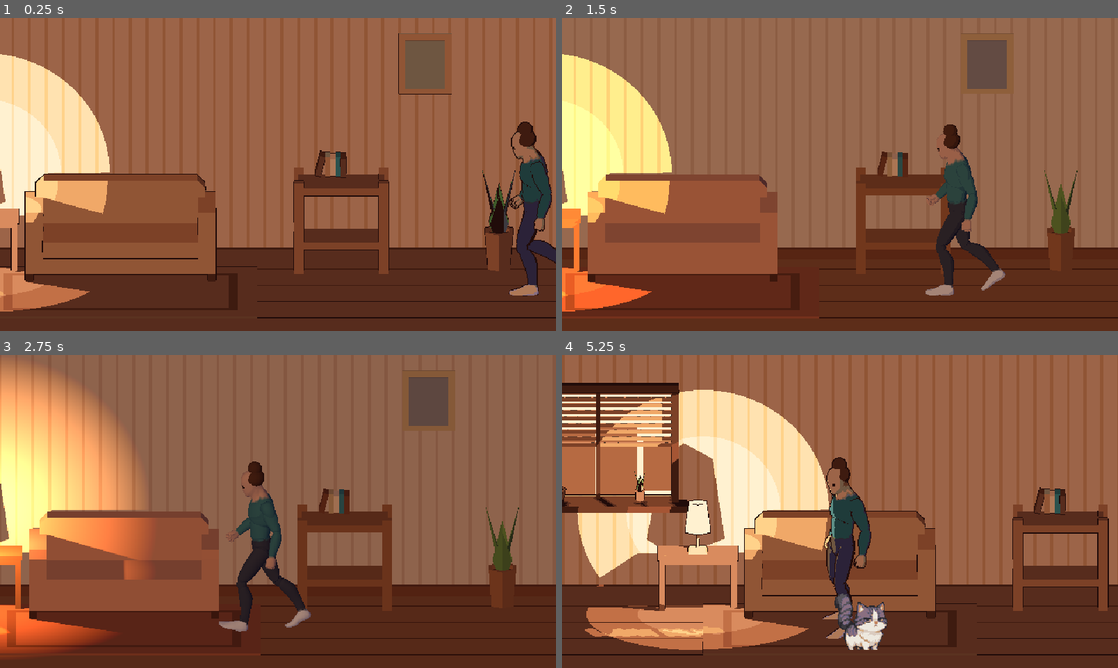
Above: before the commit, frames 1-4 (two rows, left to right).
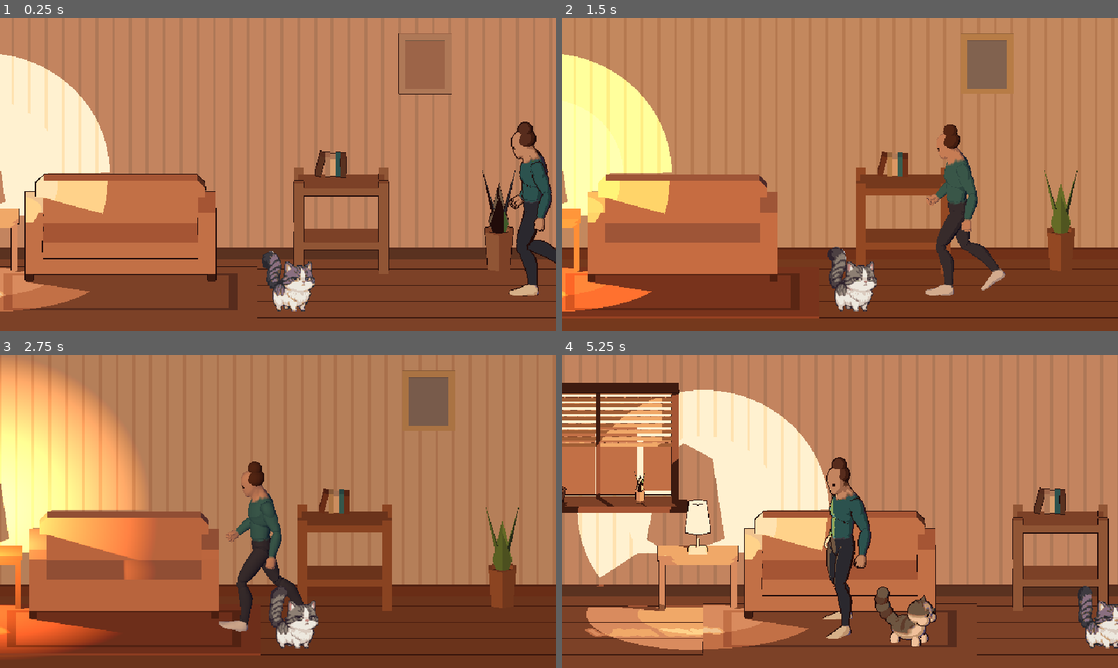
Above: after the commit, the same moments.

Repository: rivas274/demo
Game: Godot game, scene res://principal.tscn
Two runs of this game, one before a commit and one after it. Both use one fixed random seed, a clock stepped at 60 frames per second and the inputs below.
Inputs:
- Up to frame 1 (0.25 s): no input
- Up to frame 2 (1.5 s): tap Enter at 0.5 s; hold Right (ui_right) 0.53-1.28 s; tap 1 at 0.6 s; hold Down (ui_down) from 1.28 s (still down); tap 2 at 1.35 s
- Up to frame 3 (2.75 s): release Down (ui_down) at 2.03 s; hold Right (ui_right) from 2.03 s (still down); tap 3 at 2.1 s
- Up to frame 4 (5.25 s): release Right (ui_right) at 2.78 s; hold Up (ui_up) 2.78-3.53 s; tap one key every 0.75 s from 2.85 s: Tab 1 2 3; hold Left (ui_left) 3.53-5.03 s; hold Down (ui_down) from 5.03 s (still down)

The runs differ from the first frame. In frame 1, 89% of the frame differs, in the area x 0-100%, y 0-100%; in frame 2, 70%; in frame 3, 70%; in frame 4, 81%.

Commit message:
Respaldo: estudio y prototipo 3D en curso
Co-Authored-By: Claude Opus 5.5 <noreply@anthropic.com>
Claude-Session: https://claude.ai/code/session_01WbR3FeT1XB9M7gFpgwas9J

Diff:
--- a/siete-vidas/prototipos/sala-3d-pixel/scripts/felipe_3d.gd
+++ b/siete-vidas/prototipos/sala-3d-pixel/scripts/felipe_3d.gd
@@ -1,62 +1,202 @@
 # PROTOTIPO: no es código del juego.
-# Pregunta: ¿se ve mejor la sala en 3D renderizado como pixel art?
+# Pregunta: ¿se ve mejor la sala en 3D renderizado como pixel art? (y Felipe en 3D)
 # Fecha: 2026-10-21
-# Felipe tal cual está en el juego (sus hojas 2D) puesto como Sprite3D en la sala 3D.
-# Escala de siempre: cuadro de 106 px a 0.72 => 67 px de alto en 640x360.
-extends Sprite3D
-
-const PX_POR_METRO := 121.0
-const ESCALA_SPRITE := 0.72
-const HOJAS := {
-	"quieto": [preload("res://assets/felipe/felipe-idle-sheet.png"), 8.0],
-	"caminar": [preload("res://assets/felipe/felipe-caminar-largo-sheet.png"), 10.0],
-}
-
-## 120 px/s del juego pasados a metros.
-@export var velocidad := 120.0 / PX_POR_METRO
-@export var puntos: Array[float] = [-1.1, 1.7]
-@export var pausa := 3.5
-
-var _anim := ""
-var _cuadro_t := 0.0
-var _destino := 0
-var _espera := 0.0
+# Felipe chibi armado con primitivas y animado por código (no hay un gato 3D libre
+# con proporciones de persa chibi). Mide 0,48 m de orejas a patas (58 px) y la
+# cabeza es el 56 % de eso. Mira +x; se gira 30° hacia la cámara para verse en 3/4.
+# Guion en bucle sincronizado con Valeria: espera, camina, salta al sofá, se queda
+# a su lado, baja y vuelve.
+extends Node3D
+
+const BLANCO := Color("f3efe8")
+const ATIGRADO := Color("8b7864")
+const RAYA := Color("5b4d41")
+const ROSA := Color("e59aa2")
+const OJO := Color("a3b06a")
+const PUPILA := Color("1b1714")
+
+@export var velocidad := 120.0 / 121.0
+@export var ciclo := 30.0
+@export var x_casa := -2.3
+@export var x_sofa := 1.08
+@export var z_piso := 0.3
+@export var z_cojin := -0.62
+@export var alto_cojin := 0.36
+@export var giro_3_4 := 30.0
+
+var _cuerpo: Node3D
+var _cabeza: Node3D
+var _cola: Node3D
+var _patas: Array[Node3D] = []
+var _t := 0.0
+var _paso := 0.0
+var _mira_derecha := true
 
 
 func _ready() -> void:
-	pixel_size = ESCALA_SPRITE / PX_POR_METRO
-	hframes = 8
-	texture_filter = BaseMaterial3D.TEXTURE_FILTER_NEAREST
-	alpha_cut = SpriteBase3D.ALPHA_CUT_DISCARD
-	shaded = false
-	billboard = BaseMaterial3D.BILLBOARD_ENABLED
-	centered = true
-	# Los pies del cuadro de 106 px quedan cerca del borde de abajo.
-	offset = Vector2(0, 52)
-	_poner("quieto")
+	_armar()
+	position = Vector3(x_casa, 0.0, z_piso)
 
 
 func _process(delta: float) -> void:
-	_cuadro_t += delta * float(HOJAS[_anim][1])
-	frame = int(_cuadro_t) % 8
-	if _espera > 0.0:
-		_espera -= delta
-		return
-	var x := puntos[_destino]
+	_t = fmod(_t + delta, ciclo)
+	var caminando := false
+	var salto := 0.0  # 0..1 dentro de un salto
+	if _t < 1.5:
+		pass
+	elif position.y < 0.01 and _t < 6.0:
+		caminando = _ir_a(x_sofa, delta)
+	elif _t >= 6.0 and _t < 6.6:
+		salto = (_t - 6.0) / 0.6
+		_saltar(salto, Vector3(x_sofa, 0.0, z_piso), Vector3(x_sofa, alto_cojin, z_cojin))
+	elif _t >= 6.6 and _t < 10.9:
+		position = Vector3(x_sofa, alto_cojin, z_cojin)
+	elif _t >= 10.9 and _t < 11.4:
+		salto = (_t - 10.9) / 0.5
+		_saltar(salto, Vector3(x_sofa, alto_cojin, z_cojin), Vector3(x_sofa + 0.35, 0.0, z_piso))
+	elif _t >= 11.4:
+		caminando = _ir_a(x_casa, delta)
+	_animar(delta, caminando, salto)
+
+
+func _ir_a(x: float, delta: float) -> bool:
 	var d := x - position.x
 	if absf(d) < 0.02:
-		_destino = (_destino + 1) % puntos.size()
-		_espera = pausa
-		_poner("quieto")
-		return
-	flip_h = d < 0.0
+		_mira_derecha = true
+		return false
+	_mira_derecha = d > 0.0
 	position.x += signf(d) * minf(absf(d), velocidad * delta)
-	_poner("caminar")
-
-
-func _poner(nombre: String) -> void:
-	if _anim == nombre:
-		return
-	_anim = nombre
-	texture = HOJAS[nombre][0]
-	_cuadro_t = 0.0
+	return true
+
+
+func _saltar(k: float, desde: Vector3, hasta: Vector3) -> void:
+	var p := desde.lerp(hasta, k)
+	p.y += sin(k * PI) * 0.35
+	position = p
+
+
+func _animar(delta: float, caminando: bool, salto: float) -> void:
+	var giro := -giro_3_4 if _mira_derecha else 180.0 + giro_3_4
+	rotation.y = lerp_angle(rotation.y, deg_to_rad(giro), clampf(delta * 12.0, 0.0, 1.0))
+	if caminando:
+		_paso += delta * 9.0
+	# Patas alternadas en diagonal.
+	for i in _patas.size():
+		var fase := 0.0 if i == 0 or i == 3 else PI
+		var amp := 0.55 if caminando else 0.0
+		if salto > 0.0:
+			amp = 0.0
+			_patas[i].rotation.z = (0.6 if i < 2 else -0.6) * sin(salto * PI)
+		else:
+			_patas[i].rotation.z = sin(_paso + fase) * amp
+	# Respirar (y rebote al caminar), estirar/aplastar dentro de ±8 %.
+	var resp := sin(_t * 2.4) * 0.025
+	var bote := absf(sin(_paso)) * 0.012 if caminando else 0.0
+	var est := 1.0 + resp
+	if salto > 0.0:
+		est = 1.0 + 0.08 * cos(salto * PI) * (1.0 if salto < 0.5 else -1.0)
+	_cuerpo.scale = Vector3(1.0 / sqrt(est), est, 1.0 / sqrt(est))
+	_cuerpo.position.y = bote
+	# Cola esponjada que se mece; la cabeza acompaña un poco.
+	_cola.rotation.x = sin(_t * 1.7) * 0.35
+	_cola.rotation.z = 0.25 + sin(_t * 2.3) * 0.12
+	_cabeza.rotation.z = sin(_paso) * 0.04 if caminando else sin(_t * 0.8) * 0.03
+
+
+# ---------------------------------------------------------------- armado
+
+func _armar() -> void:
+	_cuerpo = Node3D.new()
+	add_child(_cuerpo)
+	# Cuerpo de persa grande: redondo, lomo atigrado, panza y pecho blancos.
+	_ovalo(_cuerpo, 0.135, Vector3(-0.02, 0.16, 0), Vector3(1.3, 0.85, 0.95), func(p: Vector3) -> Color:
+		if p.y < -0.15 or (p.x > 0.55 and p.y < 0.5):
+			return BLANCO
+		return RAYA if fmod(p.x * 2.2 + 10.0, 1.0) < 0.28 and p.y > 0.1 else ATIGRADO)
+	# Patas cortas y blancas (pivote arriba para mecerlas).
+	for pos in [Vector3(0.1, 0.1, 0.07), Vector3(0.1, 0.1, -0.07), Vector3(-0.13, 0.1, 0.07), Vector3(-0.13, 0.1, -0.07)]:
+		var pivote := Node3D.new()
+		pivote.position = pos
+		_cuerpo.add_child(pivote)
+		_ovalo(pivote, 0.045, Vector3(0, -0.055, 0), Vector3(1.0, 1.35, 1.0), func(_p: Vector3) -> Color: return BLANCO)
+		_patas.append(pivote)
+	# Cola enorme: varias esferas que suben en curva.
+	_cola = Node3D.new()
+	_cola.position = Vector3(-0.17, 0.2, 0)
+	_cuerpo.add_child(_cola)
+	var puntos := [Vector3(-0.03, 0.03, 0), Vector3(-0.07, 0.09, 0), Vector3(-0.09, 0.16, 0), Vector3(-0.08, 0.23, 0), Vector3(-0.05, 0.29, 0)]
+	for i in puntos.size():
+		var r := 0.055 + 0.012 * sin(float(i) / 4.0 * PI)
+		var oscura := i % 2 == 1
+		_ovalo(_cola, r, puntos[i], Vector3.ONE, func(_p: Vector3) -> Color: return RAYA if oscura else ATIGRADO)
+	# Cabeza grande (56 % de la altura): gorro atigrado con franja blanca, cachetes blancos.
+	_cabeza = Node3D.new()
+	_cabeza.position = Vector3(0.11, 0.33, 0)
+	_cuerpo.add_child(_cabeza)
+	_ovalo(_cabeza, 0.125, Vector3.ZERO, Vector3(0.95, 0.92, 1.08), func(p: Vector3) -> Color:
+		if p.y < -0.05 or (p.x > 0.35 and absf(p.z) < 0.28):
+			return BLANCO
+		if p.y > 0.35 and absf(p.z) < 0.4 and fmod(absf(p.z) * 6.0, 1.0) > 0.6:
+			return RAYA
+		return ATIGRADO)
+	for lado in [-1.0, 1.0]:
+		# Cachetes esponjados de persa.
+		_ovalo(_cabeza, 0.06, Vector3(0.07, -0.055, 0.06 * lado), Vector3(1.0, 0.8, 1.0), func(_p: Vector3) -> Color: return BLANCO)
+		# Orejas pequeñas.
+		var oreja := MeshInstance3D.new()
+		var cono := CylinderMesh.new()
+		cono.top_radius = 0.0
+		cono.bottom_radius = 0.04
+		cono.height = 0.06
+		cono.radial_segments = 4
+		oreja.mesh = cono
+		oreja.position = Vector3(-0.01, 0.11, 0.07 * lado)
+		oreja.rotation = Vector3(0.45 * lado, 0, 0)
+		_material(oreja, ATIGRADO)
+		_cabeza.add_child(oreja)
+		# Ojos verde avellana a media asta, mirando de reojo hacia la cámara.
+		var ojo_pos := Vector3(0.105, 0.015, 0.05 * lado)
+		_ovalo(_cabeza, 0.024, ojo_pos, Vector3(0.5, 1.0, 1.0), func(_p: Vector3) -> Color: return OJO, false)
+		_ovalo(_cabeza, 0.011, ojo_pos + Vector3(0.012, -0.004, 0.012), Vector3(0.5, 1.4, 1.0), func(_p: Vector3) -> Color: return PUPILA, false)
+		_ovalo(_cabeza, 0.026, ojo_pos + Vector3(0.006, 0.016, 0), Vector3(0.5, 0.55, 1.05), func(_p: Vector3) -> Color: return ATIGRADO, false)
+	# Nariz rosada.
+	_ovalo(_cabeza, 0.016, Vector3(0.12, -0.03, 0), Vector3(0.6, 0.7, 1.0), func(_p: Vector3) -> Color: return ROSA, false)
+
+
+## Esfera escalada con color por vértice según una función de la posición (de -1 a 1).
+func _ovalo(padre: Node3D, r: float, pos: Vector3, esc: Vector3, color_de: Callable, contorno: bool = true) -> MeshInstance3D:
+	var sm := SphereMesh.new()
+	sm.radius = 1.0
+	sm.height = 2.0
+	sm.radial_segments = 20
+	sm.rings = 10
+	var arr := sm.surface_get_arrays(0)
+	var verts: PackedVector3Array = arr[Mesh.ARRAY_VERTEX]
+	var colores := PackedColorArray()
+	for v in verts:
+		colores.append(color_de.call(v))
+	var limpio: Array = []
+	limpio.resize(Mesh.ARRAY_MAX)
+	limpio[Mesh.ARRAY_VERTEX] = verts
+	limpio[Mesh.ARRAY_NORMAL] = arr[Mesh.ARRAY_NORMAL]
+	limpio[Mesh.ARRAY_COLOR] = colores
+	limpio[Mesh.ARRAY_INDEX] = arr[Mesh.ARRAY_INDEX]
+	var am := ArrayMesh.new()
+	am.add_surface_from_arrays(Mesh.PRIMITIVE_TRIANGLES, limpio)
+	var mi := MeshInstance3D.new()
+	mi.mesh = am
+	mi.position = pos
+	mi.scale = esc * r
+	var mat := Toon.material(Color.WHITE)
+	mat.set_shader_parameter("usar_color_vertice", true)
+	if contorno:
+		mat.next_pass = Toon.material_contorno()
+	mi.material_override = mat
+	padre.add_child(mi)
+	return mi
+
+
+func _material(mi: MeshInstance3D, c: Color) -> void:
+	var mat := Toon.material(c)
+	mat.next_pass = Toon.material_contorno()
+	mi.material_override = mat
--- /dev/null
+++ b/siete-vidas/prototipos/sala-3d-pixel/scripts/felipe_sprite.gd
@@ -0,0 +1,62 @@
+# PROTOTIPO: no es código del juego.
+# Pregunta: ¿se ve mejor la sala en 3D renderizado como pixel art?
+# Fecha: 2026-10-21
+# Felipe tal cual está en el juego (sus hojas 2D) puesto como Sprite3D en la sala 3D.
+# Escala de siempre: cuadro de 106 px a 0.72 => 67 px de alto en 640x360.
+extends Sprite3D
+
+const PX_POR_METRO := 121.0
+const ESCALA_SPRITE := 0.72
+const HOJAS := {
+	"quieto": [preload("res://assets/felipe/felipe-idle-sheet.png"), 8.0],
+	"caminar": [preload("res://assets/felipe/felipe-caminar-largo-sheet.png"), 10.0],
+}
+
+## 120 px/s del juego pasados a metros.
+@export var velocidad := 120.0 / PX_POR_METRO
+@export var puntos: Array[float] = [-1.1, 1.7]
+@export var pausa := 3.5
+
+var _anim := ""
+var _cuadro_t := 0.0
+var _destino := 0
+var _espera := 0.0
+
+
+func _ready() -> void:
+	pixel_size = ESCALA_SPRITE / PX_POR_METRO
+	hframes = 8
+	texture_filter = BaseMaterial3D.TEXTURE_FILTER_NEAREST
+	alpha_cut = SpriteBase3D.ALPHA_CUT_DISCARD
+	shaded = false
+	billboard = BaseMaterial3D.BILLBOARD_ENABLED
+	centered = true
+	# Los pies del cuadro de 106 px quedan cerca del borde de abajo.
+	offset = Vector2(0, 52)
+	_poner("quieto")
+
+
+func _process(delta: float) -> void:
+	_cuadro_t += delta * float(HOJAS[_anim][1])
+	frame = int(_cuadro_t) % 8
+	if _espera > 0.0:
+		_espera -= delta
+		return
+	var x := puntos[_destino]
+	var d := x - position.x
+	if absf(d) < 0.02:
+		_destino = (_destino + 1) % puntos.size()
+		_espera = pausa
+		_poner("quieto")
+		return
+	flip_h = d < 0.0
+	position.x += signf(d) * minf(absf(d), velocidad * delta)
+	_poner("caminar")
+
+
+func _poner(nombre: String) -> void:
+	if _anim == nombre:
+		return
+	_anim = nombre
+	texture = HOJAS[nombre][0]
+	_cuadro_t = 0.0
--- a/siete-vidas/prototipos/sala-3d-pixel/scripts/principal.gd
+++ b/siete-vidas/prototipos/sala-3d-pixel/scripts/principal.gd
@@ -37,6 +37,7 @@
 var camara: Camera3D
 var valeria: Node3D
 var felipe: Sprite3D
+var felipe_3d: Node3D
 var ayuda: Label
 var _cam_x := 0.0
 
@@ -71,9 +72,17 @@
 
 	felipe = Sprite3D.new()
 	felipe.name = "Felipe"
-	felipe.set_script(load("res://scripts/felipe_3d.gd"))
-	felipe.position = Vector3(-1.1, 0.0, 0.55)
+	felipe.set_script(load("res://scripts/felipe_sprite.gd"))
+	felipe.position = Vector3(2.0, 0.0, 0.45)
+	felipe.set("puntos", [2.0, 2.9] as Array[float])
 	vista.add_child(felipe)
+
+	felipe_3d = Node3D.new()
+	felipe_3d.name = "Felipe3D"
+	felipe_3d.set_script(load("res://scripts/felipe_3d.gd"))
+	felipe_3d.set("x_sofa", sala.get("punto_sofa").x + 0.68)
+	vista.add_child(felipe_3d)
+	valeria.connect("empieza_vuelta", func() -> void: felipe_3d.set("_t", 0.0))
 
 	camara = Camera3D.new()
 	camara.projection = Camera3D.PROJECTION_ORTHOGONAL
--- a/siete-vidas/prototipos/sala-3d-pixel/scripts/sala.gd
+++ b/siete-vidas/prototipos/sala-3d-pixel/scripts/sala.gd
@@ -27,7 +27,7 @@
 @export var energia_lampara := 1.8
 @export var alcance_lampara := 1.7
 @export var energia_sol := 1.1
-@export var energia_relleno := 0.35
+@export var energia_relleno := 0.7
 
 ## Dónde se sienta Valeria (centro del cojín, en el piso).
 var punto_sofa := Vector3(0.4, 0.0, -0.55)
--- a/siete-vidas/prototipos/sala-3d-pixel/scripts/valeria.gd
+++ b/siete-vidas/prototipos/sala-3d-pixel/scripts/valeria.gd
@@ -5,6 +5,8 @@
 # Guion en bucle: entra caminando, se sienta en el sofá, se queda, se para y se va.
 # Modo manual (Tab): flechas izquierda/derecha caminan, abajo se sienta, arriba se para.
 extends Node3D
+
+signal empieza_vuelta
 
 const RUTA := "res://assets/quaternius/AnimationLibrary_Godot_Standard.glb"
 const SUDADERA := Color("3f6f68")
@@ -151,6 +153,8 @@
 func _cambiar(fase: String) -> void:
 	_fase = fase
 	_t = 0.0
+	if fase == "entrar":
+		empieza_vuelta.emit()
 
 
 ## Pinta cada vértice según el hueso que más lo mueve: sudadera, pantalón, piel, zapatos.
